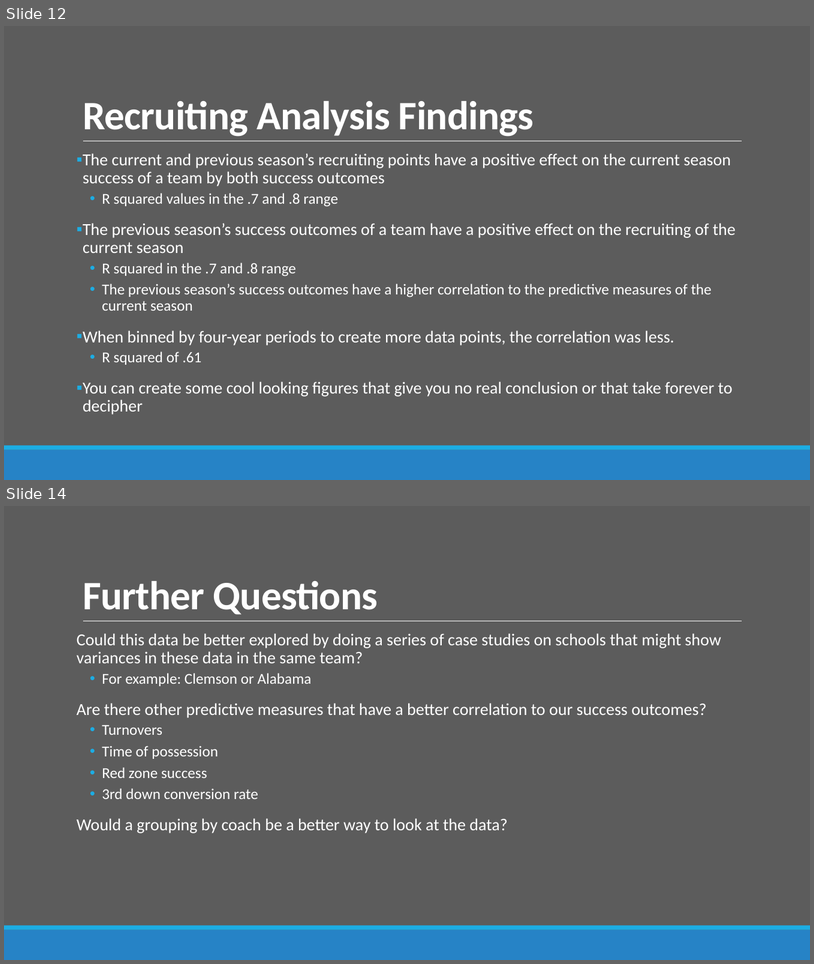
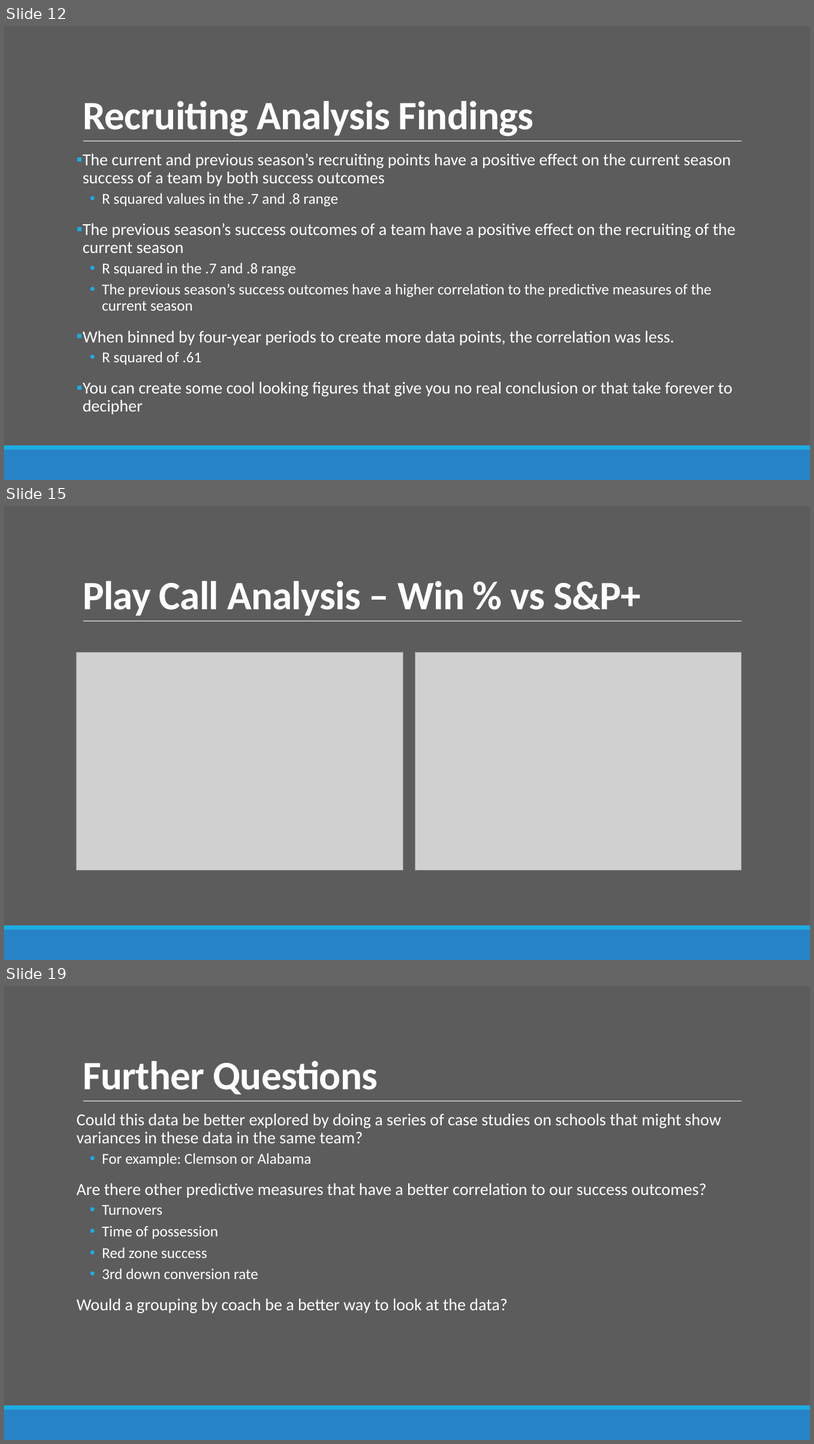
Before and after one commit to bdowd91/Project-1, a slide deck: CFBPresentation.pptx. Shown one above the other, each under a label of ours: slides 12 and 14 before the commit, slides 12, 15 and 19 after it; the slides between them are not shown. The pictures are 814x964 and 814x1444 pixels, drawn with LibreOffice and Linux fonts; fonts in the diff are those of the drawing; grey boxes stand for pictures. Boxes give left, top, right and bottom in pixels: in the first picture for what was removed or moved away, otherwise in the second. Text is boxed around its words. In the diff, an @@ line names an element or a change of style, - is before the commit and + after.

Commit message:
Small code changes and figure changes. Added key figures to PPT for play calling analysis

```diff
--- a/CFBPresentation.pptx
+++ b/CFBPresentation.pptx
@@ slide 15 added at (4,506,810,960), background #5C5C5C; not listed: 3 template elements that a slide beside it also shows @@
@@ title added at (83,581,641,616), 48 pt, text #FFFFFF, bold @@
+Play Call Analysis – Win % vs S&P+
@@ picture added at (77,652,403,870) @@
@@ picture added at (416,652,742,870) @@
@@ what was slide 14 is now slide 19 @@
```
Also in this commit, not shown: 1 slide changed, 4 other slides added, 21 other files.
